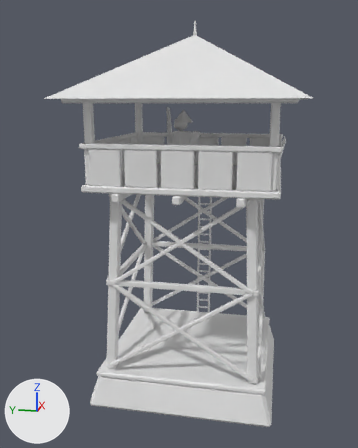
A saved change to the FBX model game/The Last Fortress/Assets/TheLastFortress/Art/Models/ArtArcherTower.fbx.
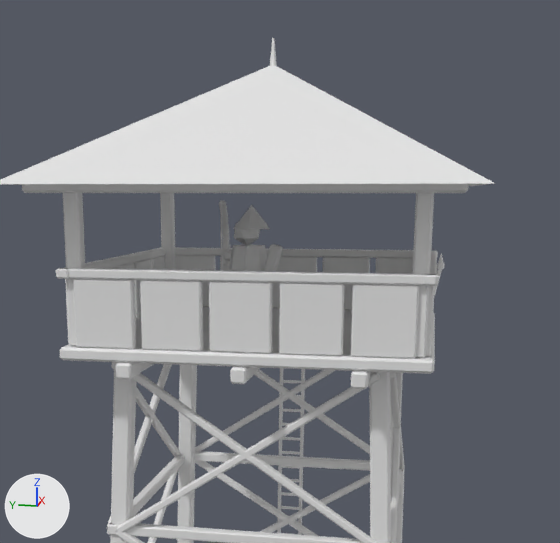
Old and new are each drawn whole from a 50 mm camera at (-1.997, -0.337, 1.174) aimed at (-0.026, 0.057, 0.681) and again close up on the part from 14% to 97% of the width and 0% to 65% of the height. Lighting does not change. The marker at lower left points along +X, +Y and +Z. The first two pictures are the older version. Where no turn or scale is listed for an object, it has been applied to the vertices. Vertices at exactly the same position are counted once.

Names of what the first close-up shows: 'Archer', 'Body', 'Bow'.
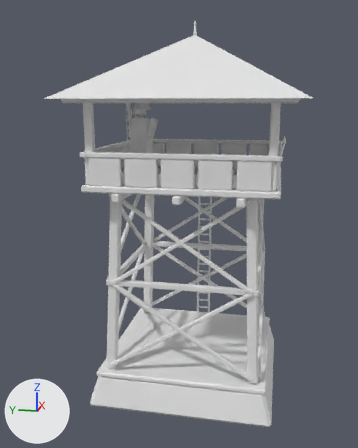
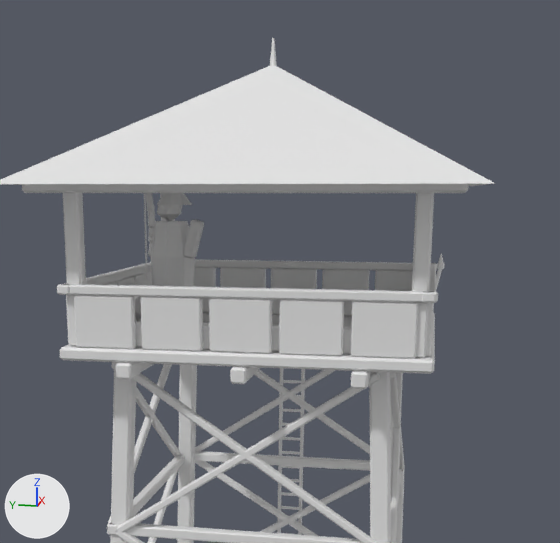
Pixel boxes [x1, y1, x2, y2] of what changed, in the close-ups (560 x 543 px; the box of a moved part takes in the faces that stretch with it):
'Archer', moved
    before: [228, 205, 283, 271]
    after: [151, 193, 204, 286]
'Bow', moved
    before: [219, 200, 232, 271]
    after: [144, 193, 156, 279]
part 2 of me_body, moved or reshaped
    before: [423, 250, 437, 286]
    after: [422, 263, 436, 303]
part 3 of me_body, moved or reshaped
    before: [57, 247, 438, 279]
    after: [58, 260, 437, 295]
part 4 of me_body, moved or reshaped
    before: [56, 268, 439, 285]
    after: [57, 284, 438, 303]
part 5 of me_body, added
    after: [203, 298, 353, 317]
part 6 of me_body, added (mostly hidden)
    after: [135, 297, 141, 320]
part 7 of me_body, added
    after: [135, 313, 352, 355]
part 8 of me_body, moved or reshaped
    before: [65, 255, 435, 357]
    after: [66, 267, 434, 357]

What changed in the scene script:
```text
Change me_body:
    used by ob_body; location = (0.0, 0.0, 0.0)
    remove me_body.from_pydata(...)  # 1654 vertices, 1722 faces; spans x -0.43..0.43, y -0.43..0.43, z 0.0..1.475
    add me_body.from_pydata(...)  # 1750 vertices, 1826 faces; spans x -0.43..0.43, y -0.43..0.43, z 0.0..1.475
    me_body part 2: the loose piece of 24 vertices spanning x -0.35..0.35, y -0.347..-0.323, z 1.015..1.033 is moved by (0.0, 0.0, -0.03)
    me_body part 3: the loose piece of 46 vertices spanning x -0.35..0.35, y -0.35..0.35, z 1.015..1.033 is moved by (0.0, 0.0, -0.03)
    me_body part 4: the loose piece of 24 vertices spanning x -0.347..-0.323, y -0.35..0.35, z 1.015..1.033 is moved by (0.0, 0.0, -0.03)
    me_body part 5: a new loose piece of 24 vertices spanning x 0.205..0.325, y -0.31..0.31, z 0.885..0.935, in mat_arttimberdark (white #e7e7e7)
    me_body part 6: a new loose piece of 24 vertices spanning x -0.31..0.31, y 0.205..0.325, z 0.885..0.935, in mat_arttimberdark (white #e7e7e7)
    me_body part 7: a new loose piece of 24 vertices spanning x -0.325..-0.205, y -0.31..0.31, z 0.885..0.935, in mat_arttimberdark (white #e7e7e7)
    me_body part 8
    240 vertices in x -0.344..0.344, y -0.344..0.344, z 1.012..1.015 move by (0.0, 0.0, -0.03)
    other edits to the shape of me_body do not show in these pictures
Change me_archer:
    used by ob_archer; location = (0.0, 0.05, 0.885)
    remove me_archer.from_pydata(...)  # 93 vertices, 100 faces; spans x -0.05..0.05, y -0.077..0.05, z 0.0..0.26
    add me_archer.from_pydata(...)  # 93 vertices, 100 faces; spans x -0.05..0.05, y 0.143..0.27, z 0.05..0.31
    me_archer part 1: the whole mesh is moved by (0.0, 0.22, 0.05)
Change ob_bow:
    ob_bow.location: (0.02, 0.05, 1.035) -> (0.02, 0.22, 1.085)
Change ob_archer:
    ob_archer.location: (0.0, 0.05, 0.885) -> (0.0, 0.0, 0.885)
```
